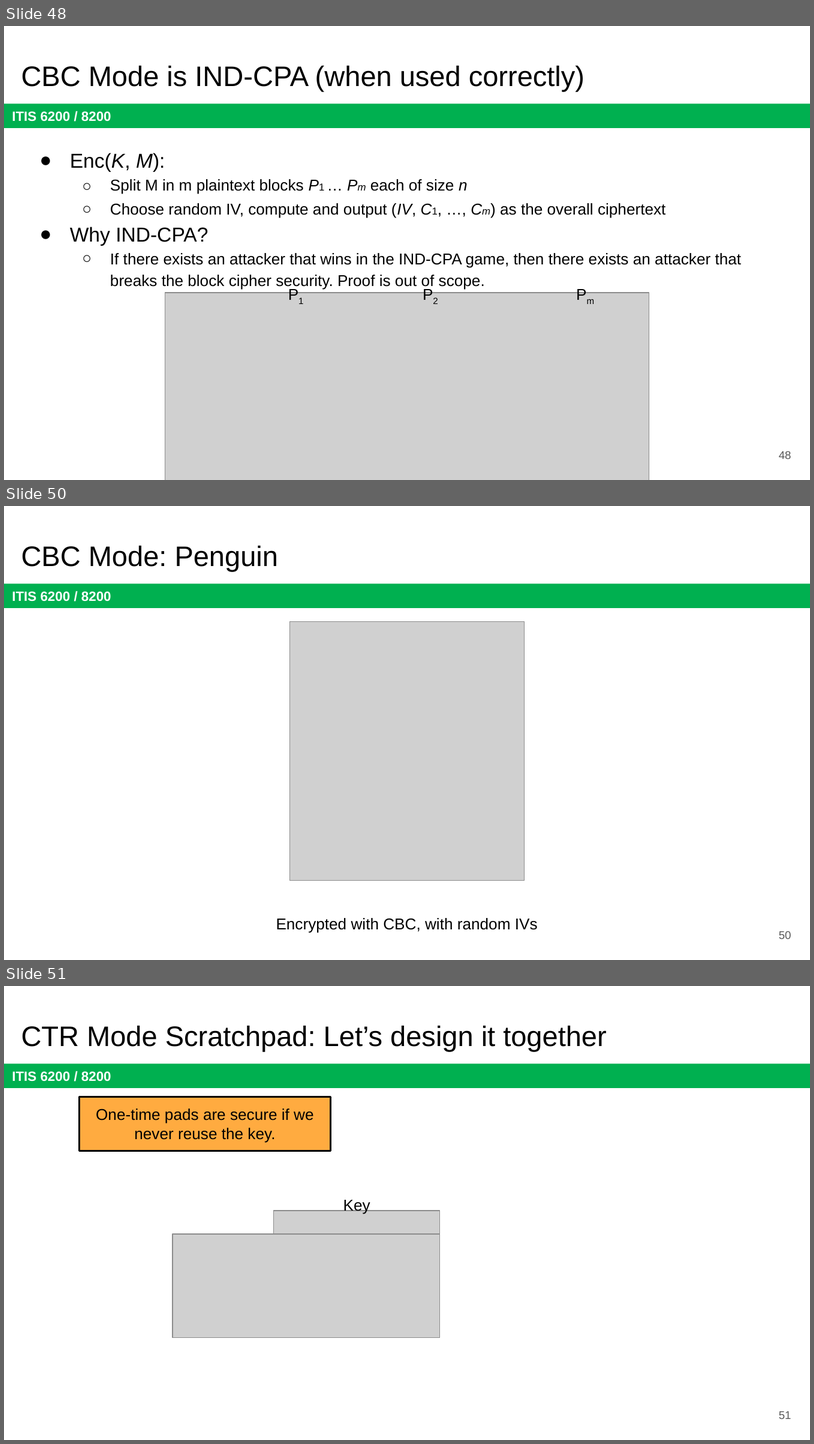
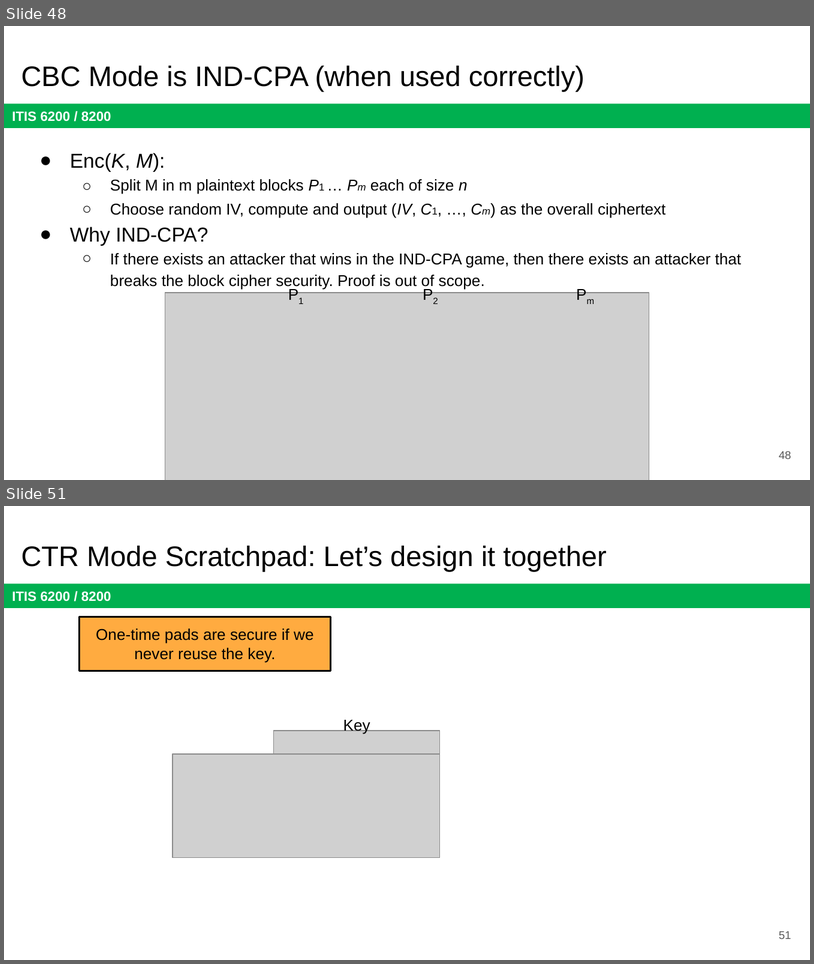
Before and after one commit to jx5c/github.io, a slide deck: teaching/ITIS6200/2023fa/lectures/lec03.pptx. Shown one above the other, each under a label of ours: slides 48, 50 and 51 before the commit, slides 48 and 51 after it; the slides between them are not shown. The pictures are 814x1444 and 814x964 pixels, drawn with LibreOffice and Linux fonts; fonts in the diff are those of the drawing; grey boxes stand for pictures. Boxes give left, top, right and bottom in pixels: in the first picture for what was removed or moved away, otherwise in the second. Text is boxed around its words. In the diff, an @@ line names an element or a change of style, - is before the commit and + after.

```diff
--- a/teaching/ITIS6200/2023fa/lectures/lec03.pptx
+++ b/teaching/ITIS6200/2023fa/lectures/lec03.pptx
@@ slide 50 removed at [4, 506, 810, 960], background #FFFFFF; not listed: 1 template element that a slide beside it also shows @@
@@ title removed at [21, 546, 279, 571] @@
-CBC Mode: Penguin
@@ picture removed at [290, 621, 524, 880] @@
@@ text removed at [276, 918, 538, 933] @@
-Encrypted with CBC, with random IVs
@@ page number removed at [779, 931, 792, 939] @@
-50
```
Also in this commit, not shown: 3 slides changed, 1 slide added, 1 other file.
